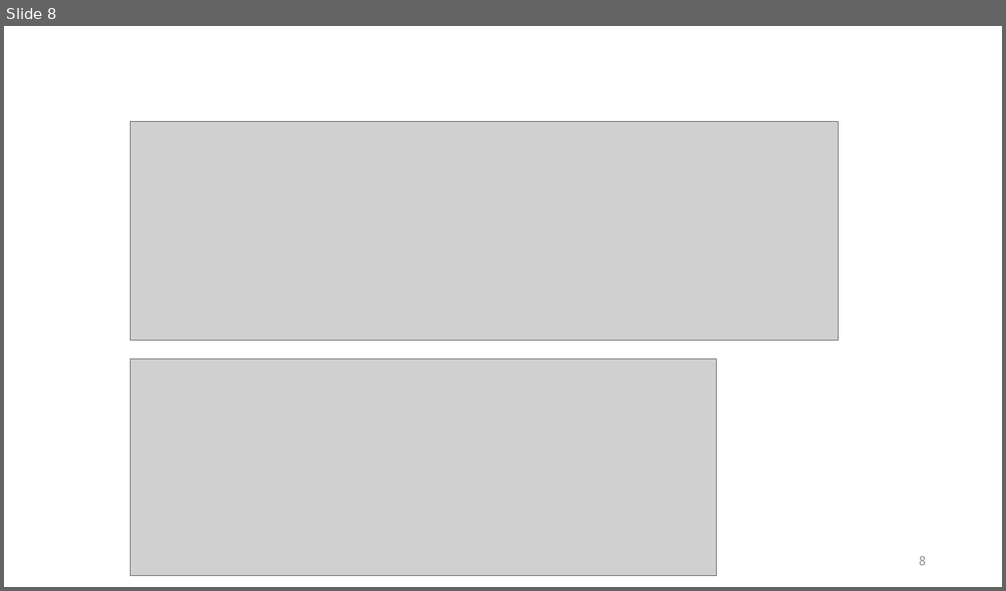
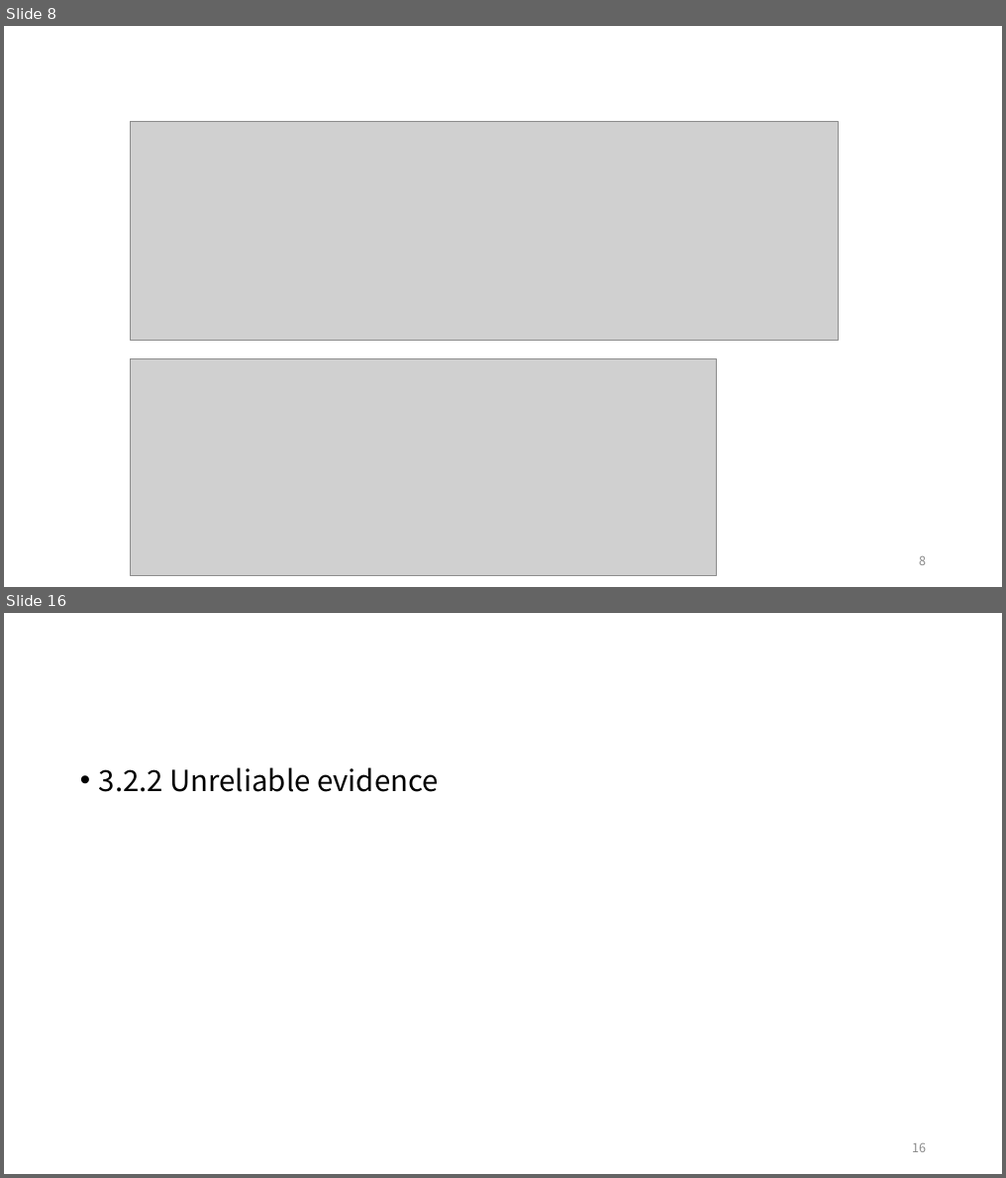
Before and after one commit to ggorr/MachineLearning, a slide deck: BRML/Ch03/BRML_Chapter_3.pptx. Shown one above the other, each under a label of ours: slide 8 before the commit, slides 8 and 16 after it; the slides between them are not shown. The pictures are 1006x591 and 1006x1178 pixels, drawn with LibreOffice and Linux fonts; fonts in the diff are those of the drawing; grey boxes stand for pictures. Boxes give left, top, right and bottom in pixels: in the first picture for what was removed or moved away, otherwise in the second. Text is boxed around its words. In the diff, an @@ line names an element or a change of style, - is before the commit and + after.

```diff
--- a/BRML/Ch03/BRML_Chapter_3.pptx
+++ b/BRML/Ch03/BRML_Chapter_3.pptx
@@ slide 16 added at [4,613,1002,1174], background #FFFFFF @@
@@ text added at [99,767,439,792], 28 pt, text #000000 @@
+• 3.2.2 Unreliable evidence
@@ page number added at [912,1144,926,1153], 12 pt, text #8C8C8C @@
+16
```
Also in this commit, not shown: 16 other slides added.
